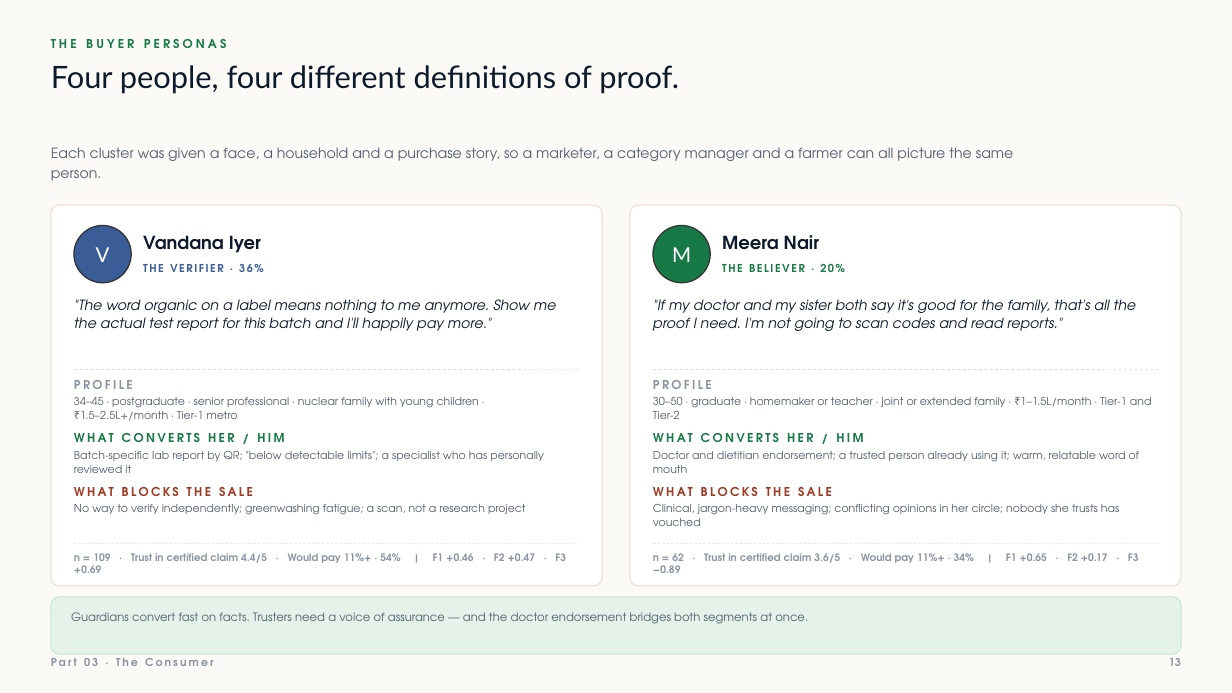
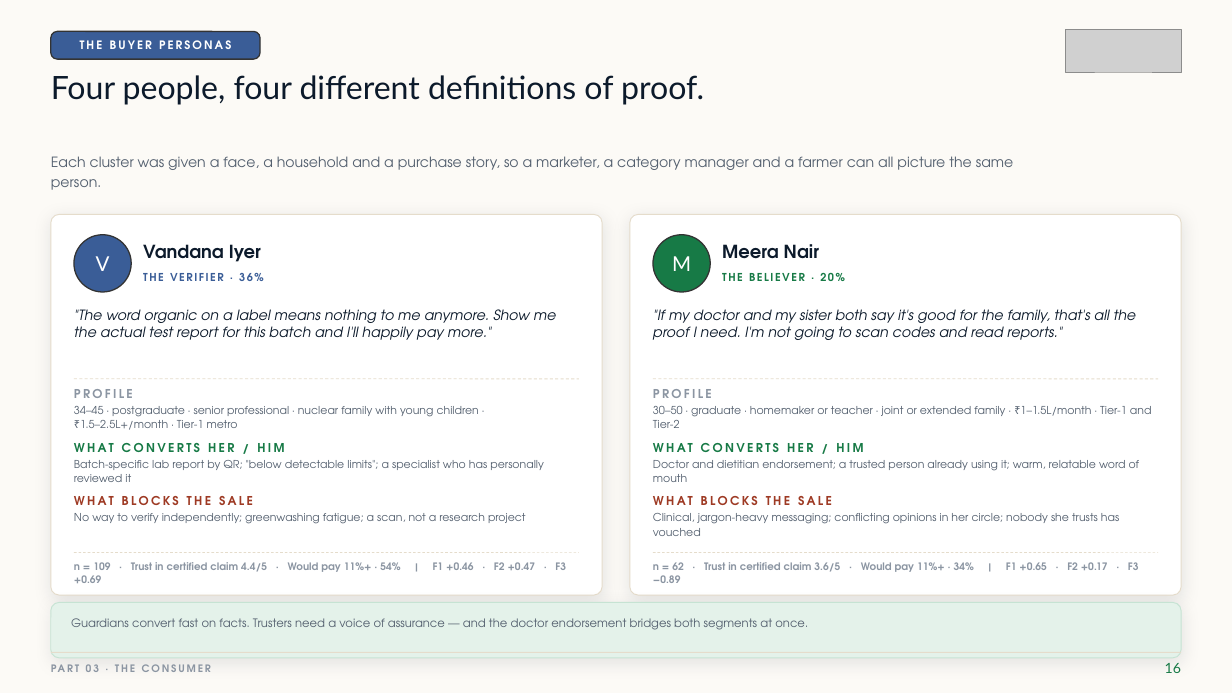
Before and after one commit to tirtham-spec/hopper-tessarakt, a slide deck: slide 17 of DHF-Honest-Farms-Deck.pptx (slide 14 before the commit). Drawn at 1232x693 pixels with LibreOffice and Linux fonts; fonts in the diff are those of the drawing; grey boxes stand for pictures. Boxes give left, top, right and bottom in pixels: in the first picture for what was removed or moved away, otherwise in the second. Text is boxed around its words. In the diff, an @@ line names an element or a change of style, - is before the commit and + after.

```diff
--- a/DHF-Honest-Farms-Deck.pptx
+++ b/DHF-Honest-Farms-Deck.pptx
@@ text "THE BUYER PERSONAS" at (x1=80, y1=40, x2=231, y2=49): size 9.5 to 9 pt, text colour #177A46 to #FFFFFF, letter spacing 2.4 to 1.6 pt; alignment left to centre @@
@@ rounded rectangle added at (x1=51, y1=31, x2=260, y2=59), fill #3A5D97, outline #333333 1 pt @@
@@ picture added at (x1=1066, y1=30, x2=1181, y2=72) @@
@@ text "Four people, four different definitions ..." moved from (x1=51, y1=65, x2=679, y2=94) to (x1=51, y1=75, x2=704, y2=105) @@
@@ text "Four people, four different definitions ..." at (x1=51, y1=75, x2=704, y2=105): size 24 to 25 pt @@
@@ rounded rectangle at (x1=51, y1=214, x2=603, y2=595): shadow on @@
@@ rounded rectangle at (x1=630, y1=214, x2=1182, y2=595): shadow on @@
@@ 23 texts, 4 lines, 2 rounded rectangles, 2 ellipses moved together from (x1=51, y1=147, x2=1182, y2=586) to (x1=51, y1=156, x2=1182, y2=595) @@
@@ rounded rectangle moved from (x1=51, y1=597, x2=1181, y2=654) to (x1=51, y1=603, x2=1181, y2=658) @@
@@ rounded rectangle at (x1=51, y1=603, x2=1181, y2=658): shadow on; proportions changed @@
@@ text "Guardians convert fast on facts. ..." moved from (x1=71, y1=612, x2=808, y2=624) to (x1=71, y1=618, x2=808, y2=630) @@
@@ text at (x1=51, y1=658, x2=213, y2=666): text changed; size 8.5 to 8 pt @@
-Part 03 · The Consumer
+PART 03 · THE CONSUMER
@@ line added from (51, 653) to (1181, 653), #E5DCCB 0.75 pt @@
@@ text removed at (x1=1169, y1=658, x2=1181, y2=666) @@
-13
@@ text added at (x1=1165, y1=663, x2=1181, y2=673), 11 pt, text #177A46 @@
+16
```
Also in this commit, not shown: 29 other slides changed, 6 slides added, 14 other files.
